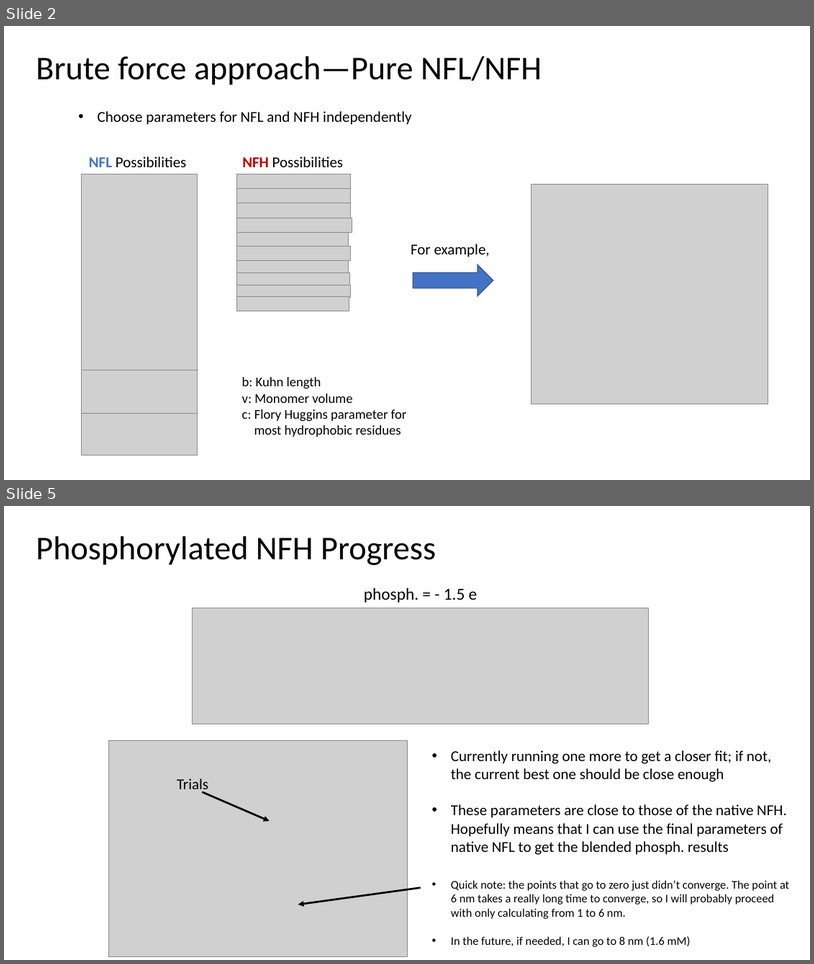
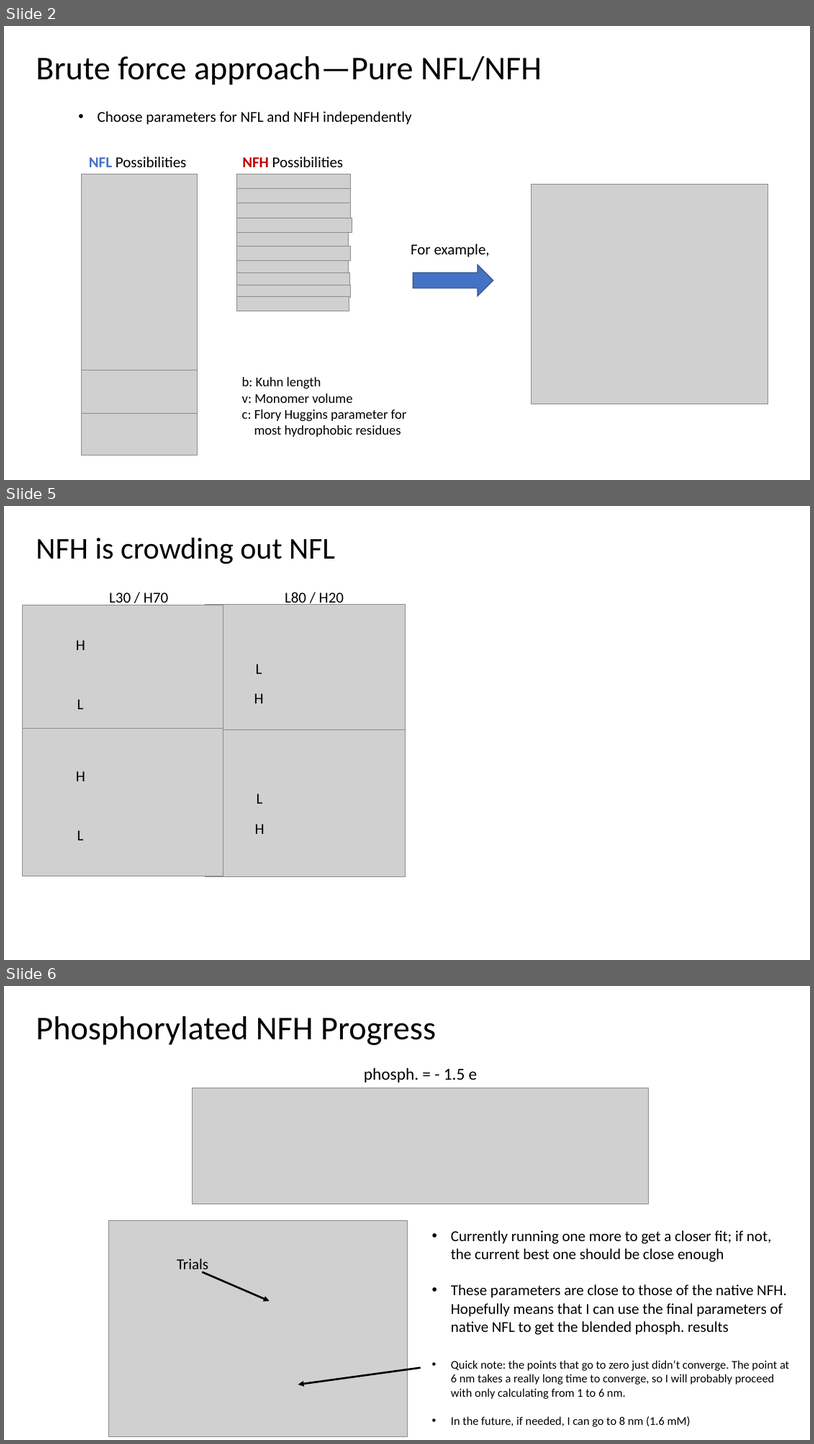
Before and after one commit to tyokokur/presentations, a slide deck: 20230331 EAD Update.pptx. Shown one above the other, each under a label of ours: slides 2 and 5 before the commit, slides 2, 5 and 6 after it; the slides between them are not shown. The pictures are 814x964 and 814x1444 pixels, drawn with LibreOffice and Linux fonts; fonts in the diff are those of the drawing; grey boxes stand for pictures. Boxes give left, top, right and bottom in pixels: in the first picture for what was removed or moved away, otherwise in the second. Text is boxed around its words. In the diff, an @@ line names an element or a change of style, - is before the commit and + after.

```diff
--- a/20230331 EAD Update.pptx
+++ b/20230331 EAD Update.pptx
@@ slide 5 added at (4, 506, 810, 960), background #FFFFFF @@
@@ title added at (36, 538, 335, 564), 36 pt, text #000000 @@
+NFH is crowding out NFL
@@ text added at (285, 592, 344, 605), 18 pt, text #000000 @@
+L80 / H20
@@ picture added at (23, 605, 223, 752) @@
@@ text added at (109, 592, 168, 608), 18 pt, text #000000 @@
+L30 / H70
@@ picture added at (206, 604, 406, 752) @@
@@ text added at (76, 640, 85, 650), 18 pt, text #000000 @@
+H
@@ text added at (256, 664, 262, 674), 18 pt, text #000000 @@
+L
@@ text added at (77, 699, 84, 709), 18 pt, text #000000 @@
+L
@@ text added at (255, 693, 264, 703), 18 pt, text #000000 @@
+H
@@ picture added at (23, 728, 223, 876) @@
@@ picture added at (206, 729, 406, 877) @@
@@ text added at (76, 771, 85, 781), 18 pt, text #000000 @@
+H
@@ text added at (257, 793, 263, 803), 18 pt, text #000000 @@
+L
@@ text added at (255, 824, 265, 834), 18 pt, text #000000 @@
+H
@@ text added at (77, 830, 84, 840), 18 pt, text #000000 @@
+L
@@ what was slide 5 is now slide 6 @@
```
Also in this commit, not shown: 2 slides changed.
